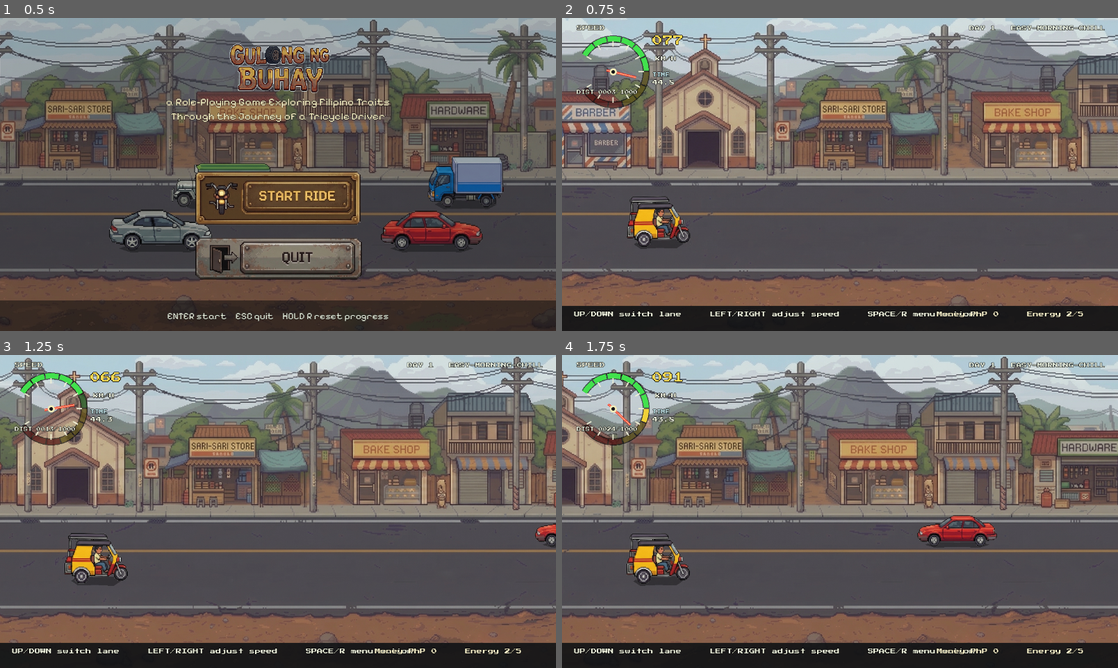
Above: before the commit, frames 1-4 (two rows, left to right).
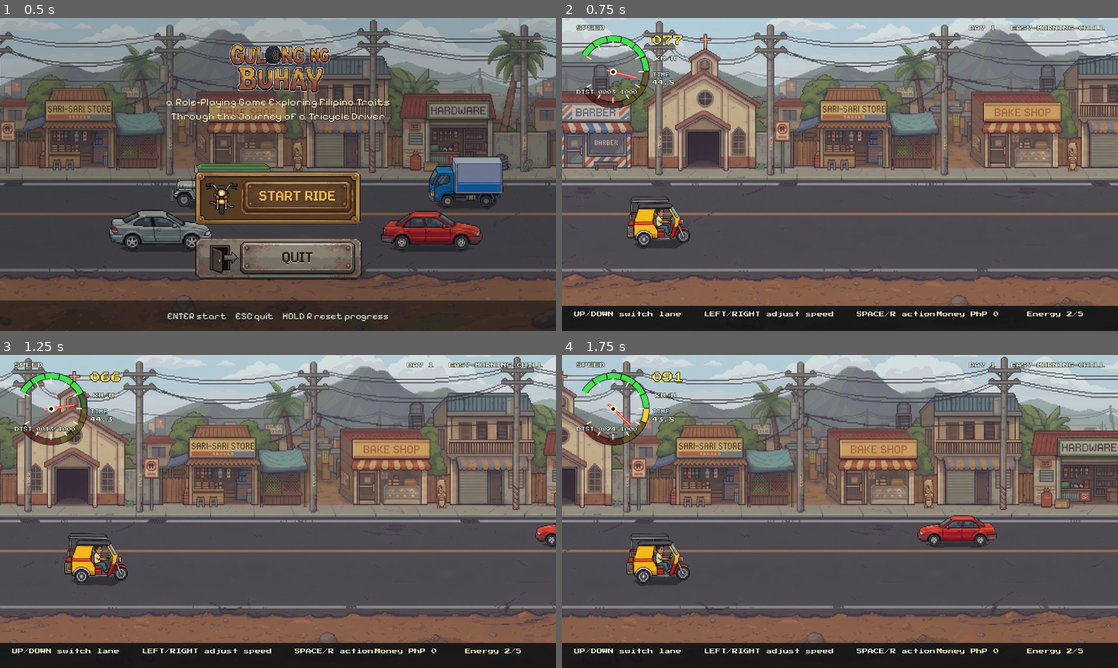
Above: after the commit, the same moments.

Repository: Qwzrtyuiop/gim
Game: Godot game, scene res://scenes/main_menu.tscn
Two runs of this game, one before a commit and one after it. Both use one fixed random seed, a clock stepped at 60 frames per second and the inputs below.
Inputs (mouse positions are in pixels of both pictures, inside the frame that each line leads up to):
- Up to frame 1 (0.5 s): no input
- Up to frame 2 (0.75 s): click (840, 199) at 0.5 s
- Up to frame 3 (1.25 s): no input
- Up to frame 4 (1.75 s): tap Enter (ui_accept) at 1.25, 1.52 s; move the mouse to (962, 495) at 1.27 s; hold Right (ui_right) from 1.28 s (still down); tap Space at 1.35 s; click (962, 495) at 1.42 s

Frame 1 is identical in both runs. In frame 2, 0.4% of the frame differs, in the area x 13-75%, y 58-96%; in frame 3, 0.4%; in frame 4, 0.4%.

Commit message:
minor changes

Diff:
--- a/project.godot
+++ b/project.godot
@@ -15,14 +15,14 @@
 config/features=PackedStringArray("4.6", "Forward Plus")
 config/icon="res://icon.svg"
 
+[autoload]
+
+PlayerState="*res://scripts/player_state.gd"
+
 [display]
 
 window/size/viewport_width=1280
 window/size/viewport_height=720
-
-[autoload]
-
-PlayerState="*res://scripts/player_state.gd"
 
 [physics]
 
--- a/scenes/main_menu.tscn
+++ b/scenes/main_menu.tscn
@@ -2,11 +2,10 @@
 
 [ext_resource type="Script" uid="uid://cstjurkv3hhyn" path="res://scripts/main_menu.gd" id="1_ax3lt"]
 [ext_resource type="Texture2D" uid="uid://vm4oo5i1uo1v" path="res://assets/background/bg1_loop.png" id="2_mfjxx"]
-[ext_resource type="FontFile" uid="uid://b8bl3grm5xqe7" path="res://assets/fonts/PressStart2P-Regular.ttf" id="3_5p8nm"]
 [ext_resource type="Texture2D" uid="uid://dnjhxq5xjsg6" path="res://assets/menu/logo.png" id="4_14rdd"]
-[ext_resource type="FontFile" path="res://assets/fonts/PixelifySans-wght.ttf" id="5_y265i"]
-[ext_resource type="Texture2D" path="res://assets/menu/buttons/start_inactive.png" id="6_d72k0"]
-[ext_resource type="Texture2D" path="res://assets/menu/buttons/quit_inactive.png" id="8_xc3vo"]
+[ext_resource type="FontFile" uid="uid://cedkkdxw7xil6" path="res://assets/fonts/PixelifySans-wght.ttf" id="5_y265i"]
+[ext_resource type="Texture2D" uid="uid://d1efue5uhvbjs" path="res://assets/menu/buttons/start_inactive.png" id="6_d72k0"]
+[ext_resource type="Texture2D" uid="uid://duotevl0m03dt" path="res://assets/menu/buttons/quit_inactive.png" id="8_xc3vo"]
 
 [sub_resource type="LabelSettings" id="LabelSettings_subtitle"]
 font = ExtResource("5_y265i")
@@ -21,58 +20,6 @@
 font_color = Color(0.92, 0.95, 0.88, 1)
 outline_size = 2
 outline_color = Color(0, 0, 0, 0.95)
-
-[sub_resource type="StyleBoxFlat" id="StyleBoxFlat_button_normal"]
-bg_color = Color(0.07, 0.08, 0.08, 0.78)
-border_width_left = 2
-border_width_top = 2
-border_width_right = 2
-border_width_bottom = 2
-border_color = Color(0.98, 0.82, 0.24, 0.95)
-corner_radius_top_left = 4
-corner_radius_top_right = 4
-corner_radius_bottom_right = 4
-corner_radius_bottom_left = 4
-shadow_color = Color(0, 0, 0, 0.45)
-shadow_size = 4
-
-[sub_resource type="StyleBoxFlat" id="StyleBoxFlat_button_hover"]
-bg_color = Color(0.98, 0.82, 0.24, 0.95)
-border_width_left = 2
-border_width_top = 2
-border_width_right = 2
-border_width_bottom = 2
-border_color = Color(0.18, 0.08, 0.05, 1)
-corner_radius_top_left = 4
-corner_radius_top_right = 4
-corner_radius_bottom_right = 4
-corner_radius_bottom_left = 4
-shadow_color = Color(0, 0, 0, 0.45)
-shadow_size = 4
-
-[sub_resource type="StyleBoxFlat" id="StyleBoxFlat_button_pressed"]
-bg_color = Color(0.36, 0.84, 0.48, 0.95)
-border_width_left = 2
-border_width_top = 2
-border_width_right = 2
-border_width_bottom = 2
-border_color = Color(0.08, 0.18, 0.08, 1)
-corner_radius_top_left = 4
-corner_radius_top_right = 4
-corner_radius_bottom_right = 4
-corner_radius_bottom_left = 4
-
-[sub_resource type="StyleBoxFlat" id="StyleBoxFlat_menu_backing"]
-bg_color = Color(0.04, 0.045, 0.05, 0.42)
-border_width_left = 2
-border_width_top = 2
-border_width_right = 2
-border_width_bottom = 2
-border_color = Color(0.98, 0.82, 0.24, 0.48)
-corner_radius_top_left = 4
-corner_radius_top_right = 4
-corner_radius_bottom_right = 4
-corner_radius_bottom_left = 4
 
 [node name="MainMenu" type="Control" unique_id=889567701]
 layout_mode = 3
@@ -192,7 +139,7 @@
 ignore_texture_size = true
 stretch_mode = 0
 
-[node name="FooterBacking" type="ColorRect" parent="."]
+[node name="FooterBacking" type="ColorRect" parent="." unique_id=780355250]
 z_index = 8
 layout_mode = 1
 anchors_preset = 12
--- a/scripts/game.gd
+++ b/scripts/game.gd
@@ -840,7 +840,7 @@
 		bottom_bar.size = Vector2(size.x, 58.0)
 
 	if help_label:
-		help_label.text = "UP/DOWN switch lane     LEFT/RIGHT adjust speed     SPACE/R menu action"
+		help_label.text = "UP/DOWN switch lane    LEFT/RIGHT adjust speed    SPACE/R action"
 		help_label.position = Vector2(28.0, size.y - 45.0)
 		help_label.size = Vector2(size.x * 0.56, 34.0)
 
Binary file changed: assets/vehicles/player_tricycle.png
